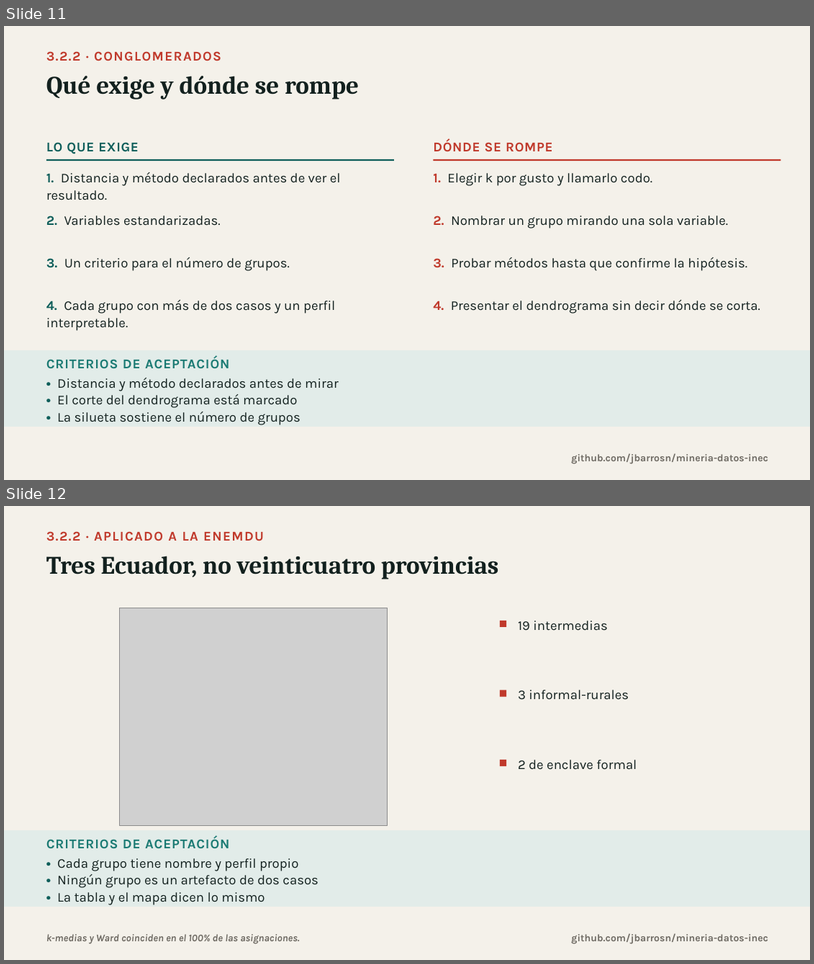
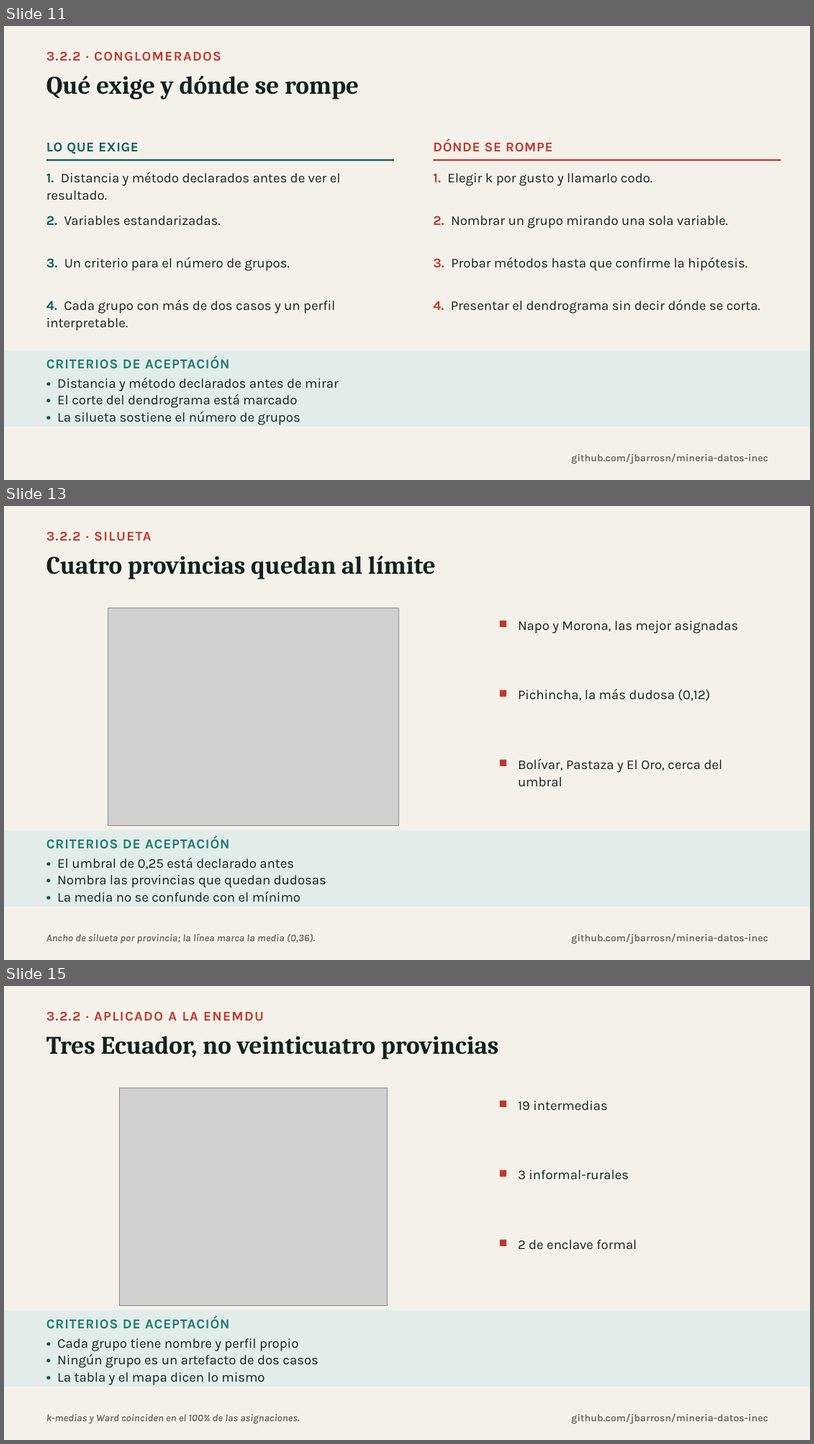
Before and after one commit to jbarrosn/mineria-datos-inec, a slide deck: docs/diapositivas/02_multivariante.pptx. Shown one above the other, each under a label of ours: slides 11 and 12 before the commit, slides 11, 13 and 15 after it; the slides between them are not shown. The pictures are 814x964 and 814x1444 pixels, drawn with LibreOffice and Linux fonts; fonts in the diff are those of the drawing; grey boxes stand for pictures. Boxes give left, top, right and bottom in pixels: in the first picture for what was removed or moved away, otherwise in the second. Text is boxed around its words. In the diff, an @@ line names an element or a change of style, - is before the commit and + after.

Commit message:
Agrega plano antes/despues, silueta y perfil en calor al bloque de conglomerados

```diff
--- a/docs/diapositivas/02_multivariante.pptx
+++ b/docs/diapositivas/02_multivariante.pptx
@@ slide 13 added at (4, 506, 810, 960), background #F4F1EA @@
@@ text added at (46, 531, 151, 541), 16 pt, text #C0392B, bold @@
+3.2.2 · SILUETA
@@ text added at (46, 556, 436, 579), 30 pt, text #12201E, bold @@
+Cuatro provincias quedan al límite
@@ picture added at (108, 608, 399, 826) @@
@@ rectangle added at (500, 620, 507, 627), fill #C0392B @@
@@ text added at (518, 620, 739, 633), 16 pt, text #12201E @@
+Napo y Morona, las mejor asignadas
@@ rectangle added at (500, 690, 507, 697), fill #C0392B @@
@@ text added at (518, 689, 710, 700), 16 pt, text #12201E @@
+Pichincha, la más dudosa (0,12)
@@ rectangle added at (500, 759, 507, 766), fill #C0392B @@
@@ text added at (518, 759, 723, 787), 16 pt, text #12201E @@
+Bolívar, Pastaza y El Oro, cerca del umbral
@@ rectangle added at (4, 830, 810, 906), fill #E2ECE9 @@
@@ text added at (46, 836, 229, 849), 16 pt, text #1B7A73, bold @@
+CRITERIOS DE ACEPTACIÓN
@@ text added at (57, 857, 327, 902), 16 pt, text #12201E @@
+• El umbral de 0,25 está declarado antes
+• Nombra las provincias que quedan dudosas
+• La media no se confunde con el mínimo
@@ text added at (46, 933, 315, 943), 12 pt, text #6E6A63, bold, italic @@
+Ancho de silueta por provincia; la línea marca la media (0,36).
@@ text added at (571, 933, 769, 944), 12 pt, text #6E6A63, bold @@
+github.com/jbarrosn/mineria-datos-inec
@@ what was slide 12 is now slide 15 @@
```
Also in this commit, not shown: 2 other slides added, 9 other files.
